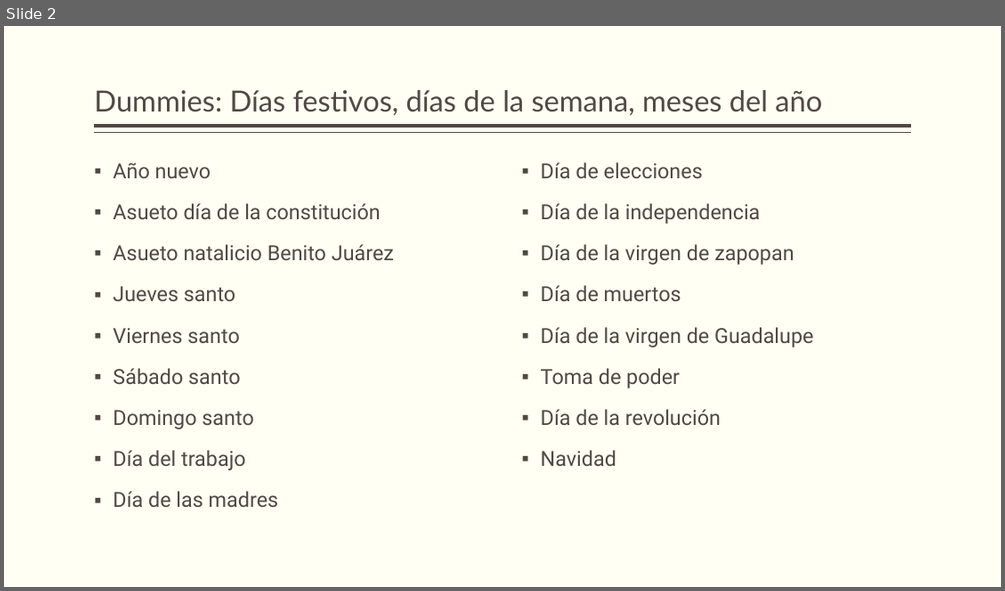
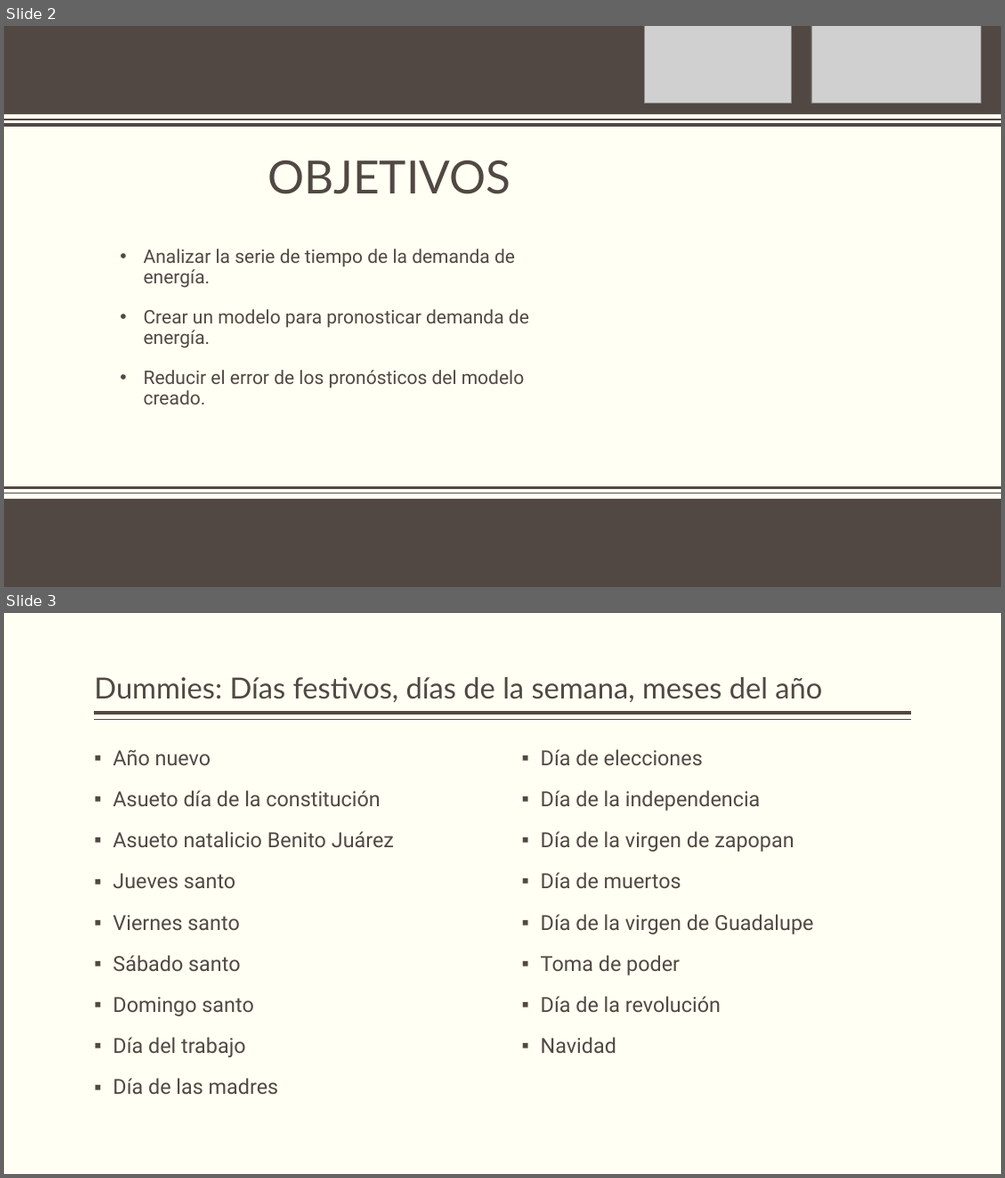
Before and after one commit to ramirezdiana/Forecast-with-fourier, a slide deck: PRONÓSTICO DEMANDA NIVEL GERENCIA.pptx. Shown one above the other, each under a label of ours: slide 2 before the commit, slides 2 and 3 after it. The pictures are 1005x591 and 1005x1178 pixels, drawn with LibreOffice and Linux fonts; fonts in the diff are those of the drawing; grey boxes stand for pictures; background and template pictures are left out. Boxes give left, top, right and bottom in pixels: in the first picture for what was removed or moved away, otherwise in the second. Text is boxed around its words. In the diff, an @@ line names an element or a change of style, - is before the commit and + after.

```diff
--- a/PRONÓSTICO DEMANDA NIVEL GERENCIA.pptx
+++ b/PRONÓSTICO DEMANDA NIVEL GERENCIA.pptx
@@ slide 2 added at (4, 26, 1001, 587), background #FFFFF3 @@
@@ rectangle added at (4, 26, 1001, 114), fill #514843 @@
@@ picture added at (644, 26, 792, 103) @@
@@ picture added at (811, 26, 981, 103) @@
@@ line added from (4, 125) to (1001, 125), #514843 3 pt @@
@@ line added from (4, 119) to (1001, 119), #514843 1 pt @@
@@ title added at (268, 160, 510, 194), 44 pt, text #514843 @@
+OBJETIVOS
@@ subtitle added at (144, 248, 529, 404), 18 pt, text #514843 @@
+• Analizar la serie de tiempo de la demanda de energía.
+• Crear un modelo para pronosticar demanda de energía.
+• Reducir el error de los pronósticos del modelo creado.
@@ line added from (1001, 487) to (4, 487), #514843 3 pt @@
@@ line added from (1001, 492) to (4, 492), #514843 1 pt @@
@@ rectangle added at (4, 499, 1001, 587), fill #514843 @@
@@ what was slide 2 is now slide 3 @@
```
Also in this commit, not shown: 1 slide changed, 1 other slide added.
